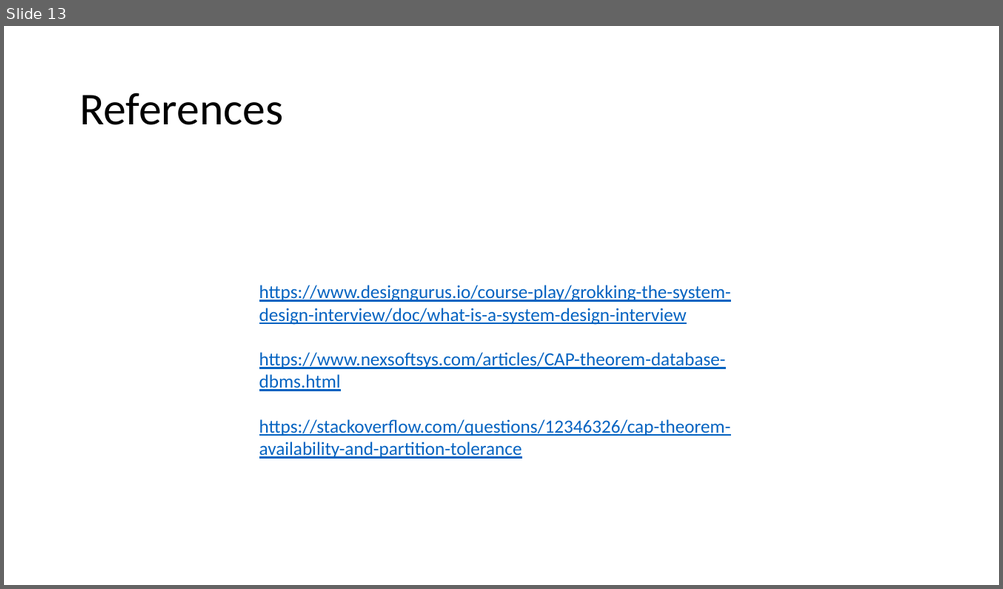
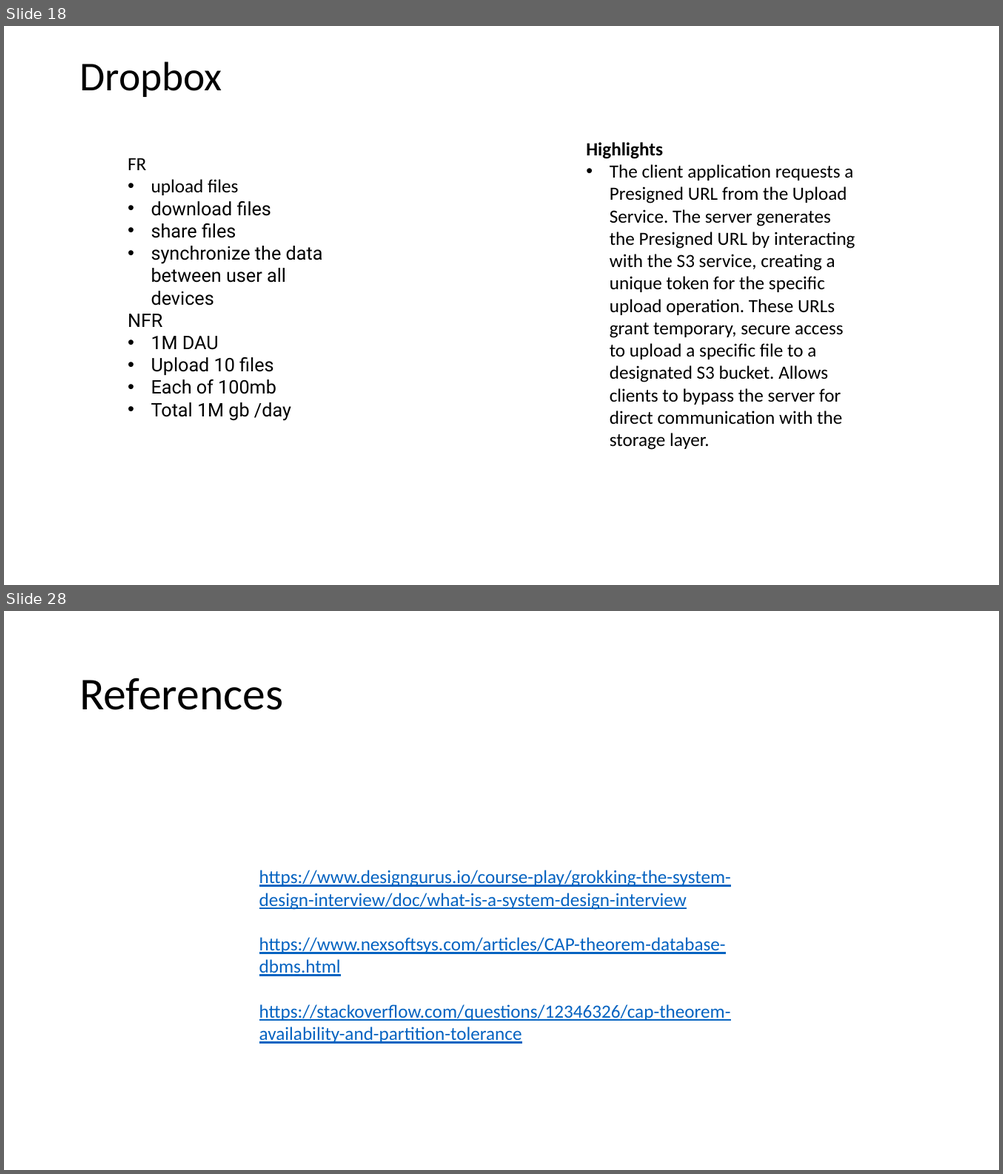
Before and after one commit to as6485/technology, a slide deck: System Design.pptx. Shown one above the other, each under a label of ours: slide 13 before the commit, slides 18 and 28 after it; the slides between them are not shown. The pictures are 1003x589 and 1003x1174 pixels, drawn with LibreOffice and Linux fonts; fonts in the diff are those of the drawing. Boxes give left, top, right and bottom in pixels: in the first picture for what was removed or moved away, otherwise in the second. Text is boxed around its words. In the diff, an @@ line names an element or a change of style, - is before the commit and + after.

Commit message:
Updates to System Design

```diff
--- a/System Design.pptx
+++ b/System Design.pptx
@@ slide 18 added at bbox=[4, 26, 999, 585], background #FFFFFF @@
@@ title added at bbox=[79, 62, 222, 97], 39.6 pt, text #000000 @@
+Dropbox
@@ text added at bbox=[128, 158, 323, 421], 18 pt, text #000000 @@
+FR
+• upload files
+• download files
+• share files
+• synchronize the data between user all devices
+NFR
+• 1M DAU
+• Upload 10 files
+• Each of 100mb
+• Total 1M gb /day
@@ text added at bbox=[586, 142, 855, 450], 18 pt, text #000000 @@
+Highlights
+• The client application requests a Presigned URL from the Upload Service. The server generates the Presigned URL by interacting with the S3 service, creating a unique token for the specific upload operation. These URLs grant temporary, secure access to upload a specific file to a designated S3 bucket. Allows clients to bypass the server for direct communication with the storage layer.
@@ what was slide 13 is now slide 28 @@
```
Also in this commit, not shown: 1 slide changed, 14 other slides added, 1 other file.
